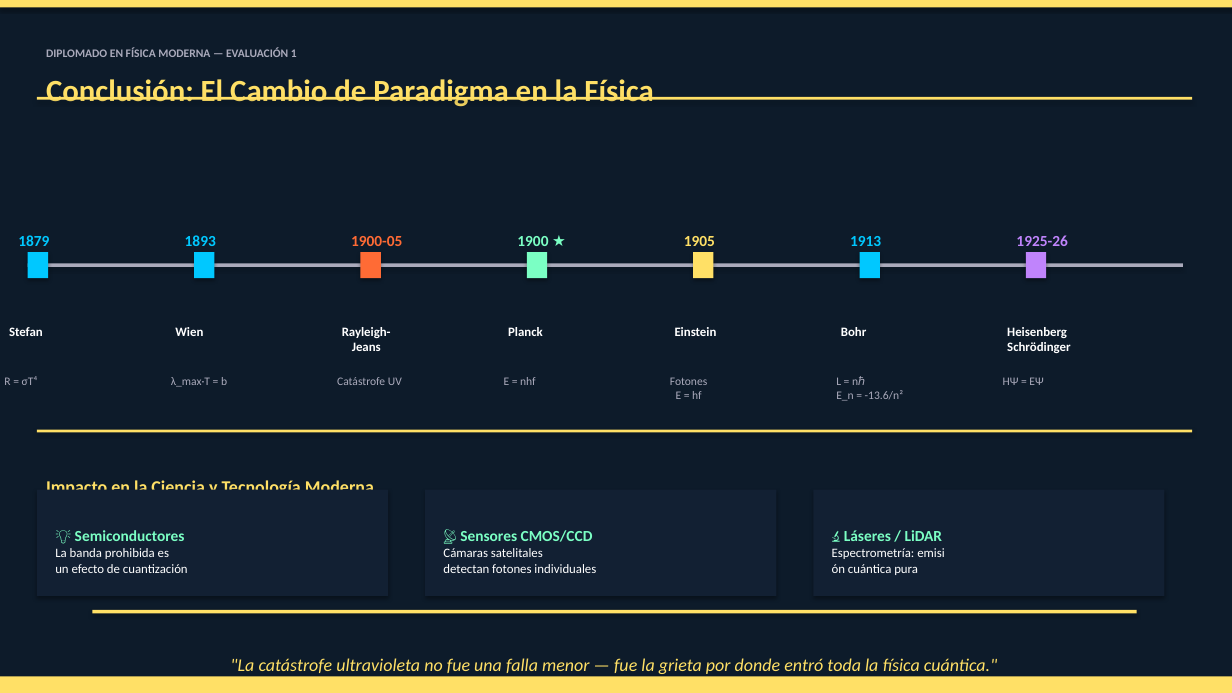
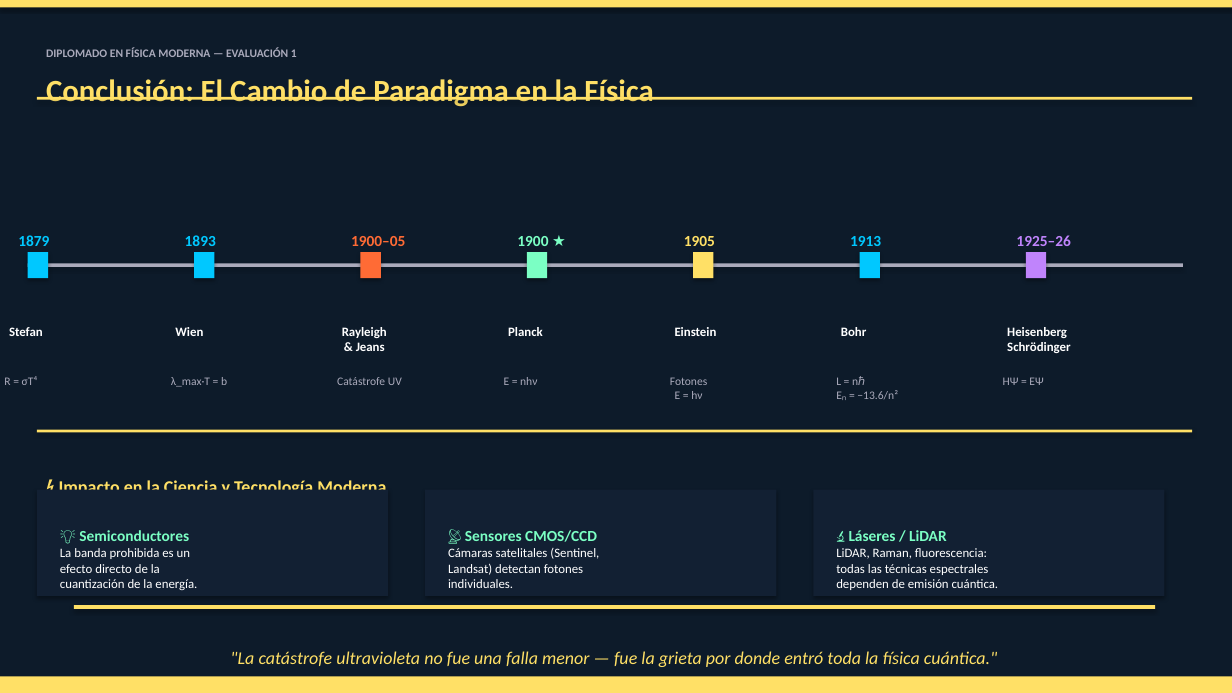
Before and after one commit to georaiser/DiplomadoFisicaModerna, a slide deck: slide 5 of 02_TeoriaCuanticaTemprana/Evaluacion/Evaluacion_1_Presentacion.pptx. Drawn at 1232x693 pixels with LibreOffice and Linux fonts; fonts in the diff are those of the drawing. Boxes give left, top, right and bottom in pixels: in the first picture for what was removed or moved away, otherwise in the second. Text is boxed around its words. In the diff, an @@ line names an element or a change of style, - is before the commit and + after.

```diff
--- a/02_TeoriaCuanticaTemprana/Evaluacion/Evaluacion_1_Presentacion.pptx
+++ b/02_TeoriaCuanticaTemprana/Evaluacion/Evaluacion_1_Presentacion.pptx
@@ text at bbox=[351, 236, 405, 246]: text changed @@
-1900-05
+1900–05
@@ text at bbox=[1016, 235, 1070, 246]: text changed @@
-1925-26
+1925–26
@@ text at bbox=[342, 327, 387, 351]: text changed @@
-Rayleigh-
-Jeans
+Rayleigh
+& Jeans
@@ text at bbox=[504, 377, 537, 385]: text changed @@
-E = nhf
+E = nhν
@@ text at bbox=[670, 377, 707, 399]: text changed @@
-Fotones
-E = hf
+Fotones
+E = hν
@@ text at bbox=[836, 376, 898, 399]: text changed @@
-L = nℏ
-E_n = -13.6/n²
+L = nℏ
+Eₙ = −13.6/n²
@@ text at bbox=[59, 480, 386, 490]: text changed @@
-Impacto en la Ciencia y Tecnología Moderna
+⚡ Impacto en la Ciencia y Tecnología Moderna
@@ text at bbox=[60, 548, 197, 590]: text changed @@
-La banda prohibida es
-un efecto de cuantización
+La banda prohibida es un
+efecto directo de la
+cuantización de la energía.
@@ text at bbox=[448, 548, 599, 588]: text changed @@
-Cámaras satelitales
-detectan fotones individuales
+Cámaras satelitales (Sentinel,
+Landsat) detectan fotones
+individuales.
@@ text at bbox=[836, 548, 999, 590]: text changed @@
-Espectrometría: emisi
-ón cuántica pura
+LiDAR, Raman, fluorescencia:
+todas las técnicas espectrales
+dependen de emisión cuántica.
@@ text ""La catástrofe ultravioleta no fue ...": place and size @@
-text ""La catástrofe ultravioleta no fue ..." at bbox=[230, 658, 997, 674]
+text ""La catástrofe ultravioleta no fue ..." at bbox=[230, 651, 997, 667]
@@ rectangle: place and size @@
-rectangle at bbox=[92, 610, 1137, 614]
+rectangle at bbox=[74, 605, 1155, 609]
```
Also in this commit, not shown: 4 other slides changed, 7 other files.
